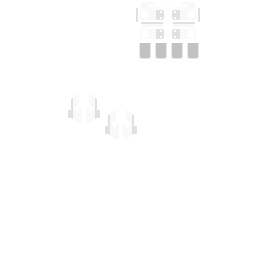
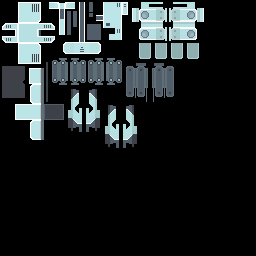
Layers edited between the first and the second 256 x 256 image:
showed "outlines", moved it above "testcolormult" over (2, 2, 204, 140)
showed "testcolormult", painted on it over (0, 0, 256, 256)
showed "gun" over (49, 2, 127, 53)
showed "accent" over (3, 3, 54, 139)
showed "mech" over (2, 2, 195, 148)
showed "base" over (0, 0, 256, 256)
